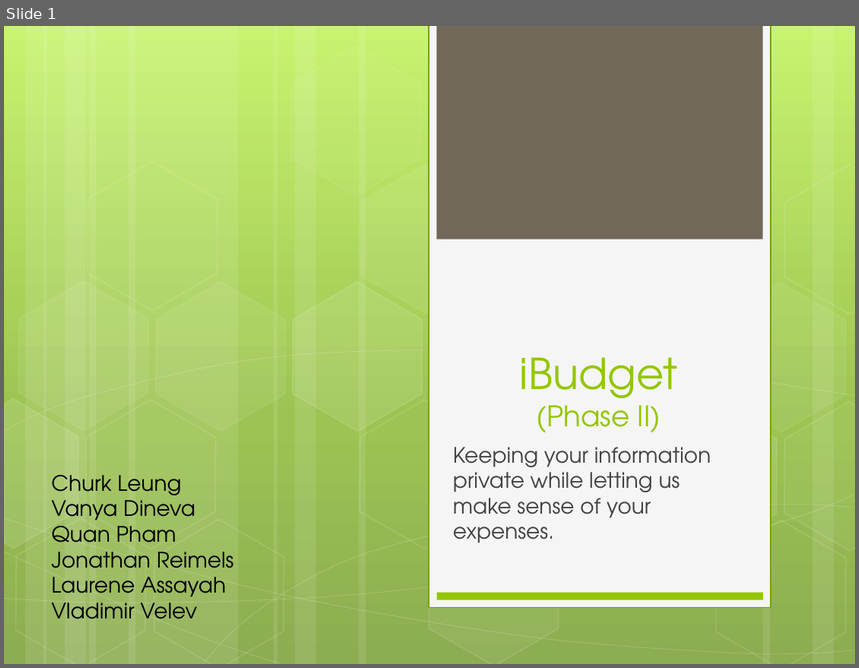
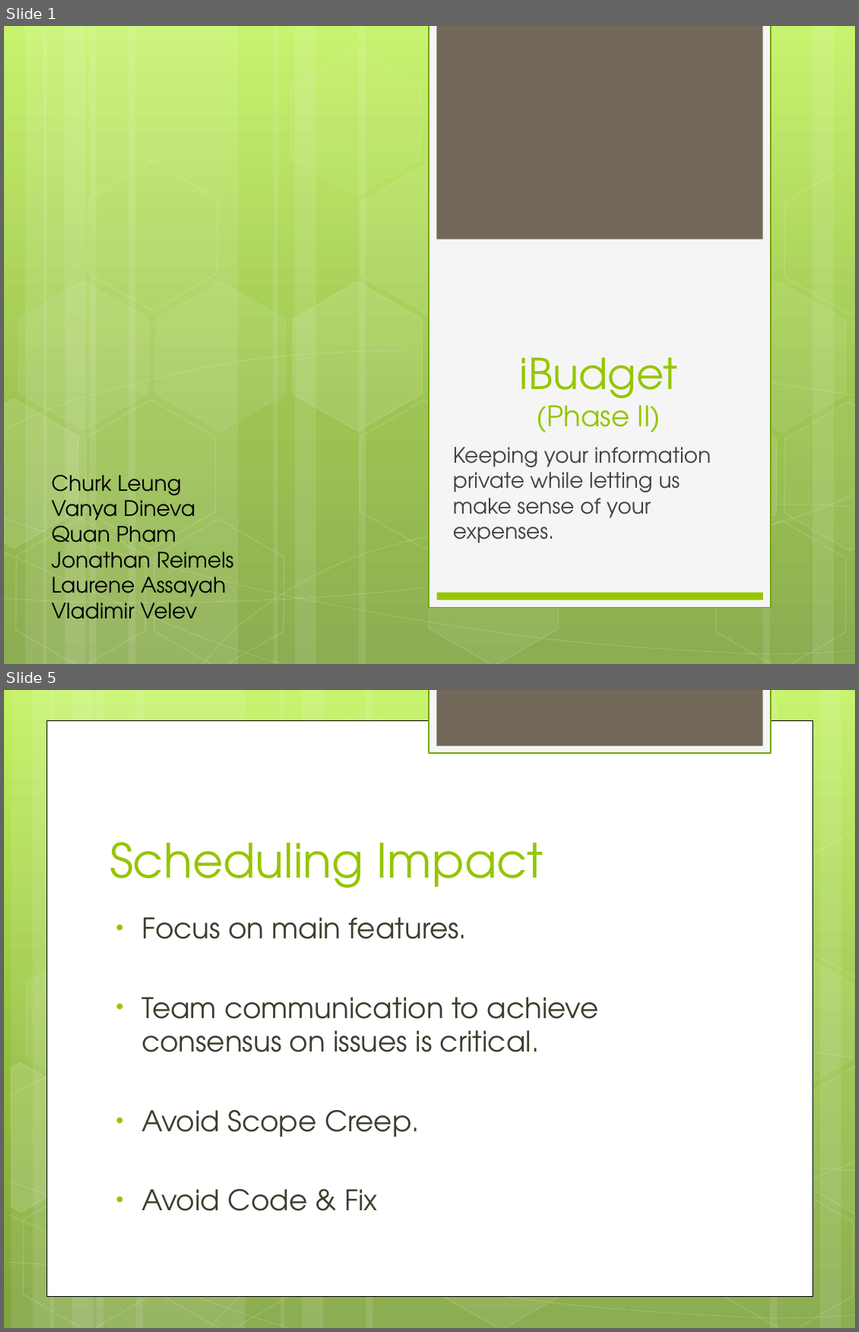
Before and after one commit to hiyenwong/cs679-b1-class-project, a slide deck: deliverables/phase2/Phase2_Presentation.pptx. Shown one above the other, each under a label of ours: slide 1 before the commit, slides 1 and 5 after it; the slides between them are not shown. The pictures are 859x668 and 859x1332 pixels, drawn with LibreOffice and Linux fonts; fonts in the diff are those of the drawing. Boxes give left, top, right and bottom in pixels: in the first picture for what was removed or moved away, otherwise in the second. Text is boxed around its words. In the diff, an @@ line names an element or a change of style, - is before the commit and + after.

```diff
--- a/deliverables/phase2/Phase2_Presentation.pptx
+++ b/deliverables/phase2/Phase2_Presentation.pptx
@@ slide 5 added at box(4, 690, 855, 1328), background gradient #C3F35F to #93BF3F to #81A53E @@
@@ rectangle added at box(429, 690, 771, 753), fill #F5F5F5, outline #74A510 1.25 pt @@
@@ rectangle added at box(436, 690, 762, 746), fill #71685A @@
@@ rectangle added at box(47, 720, 813, 1296), fill #FFFFFF, outline #000000 0.5 pt @@
@@ group added at box(4, 690, 855, 1328): 12 rectangles, 8 freeform shapes, 8 hexagons @@
@@ title added at box(110, 842, 544, 888), 40 pt, text #94C600 @@
+Scheduling Impact
@@ text added at box(142, 917, 599, 1211), 24 pt, text #3E3D2D @@
+• Focus on main features.
+• Team communication to achieve consensus on issues is critical.
+• Avoid Scope Creep.
+• Avoid Code & Fix
```
Also in this commit, not shown: 2 slides changed, 1 other slide added, 1 slide removed.
